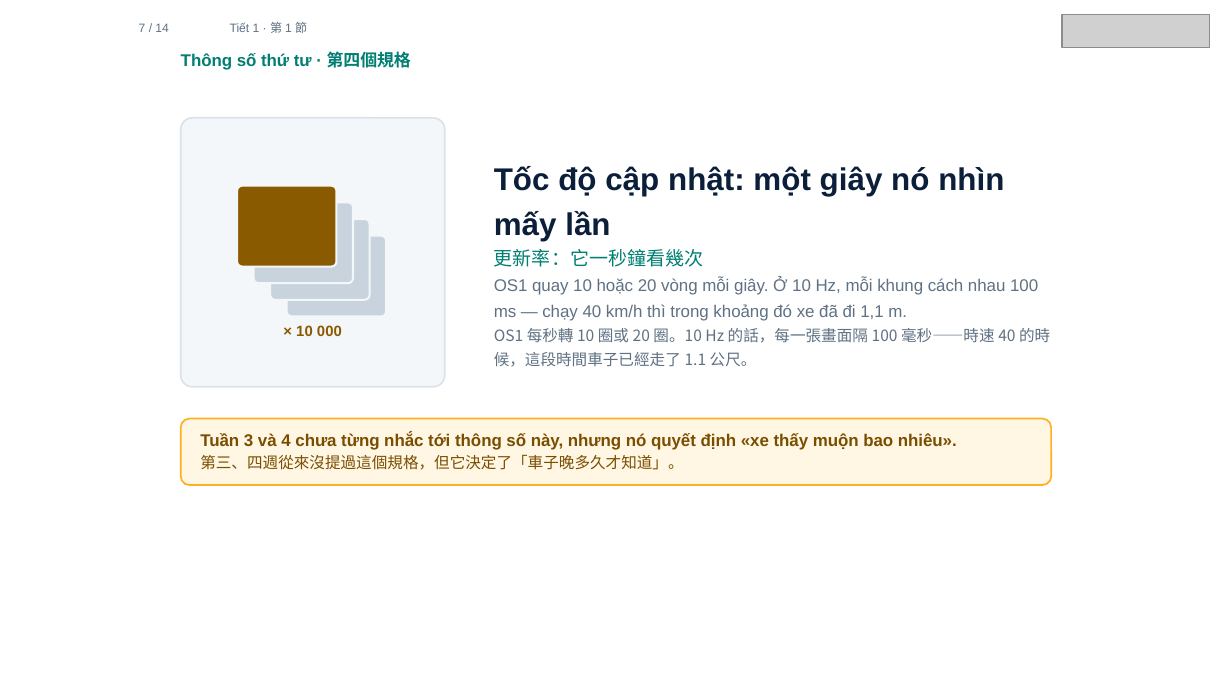
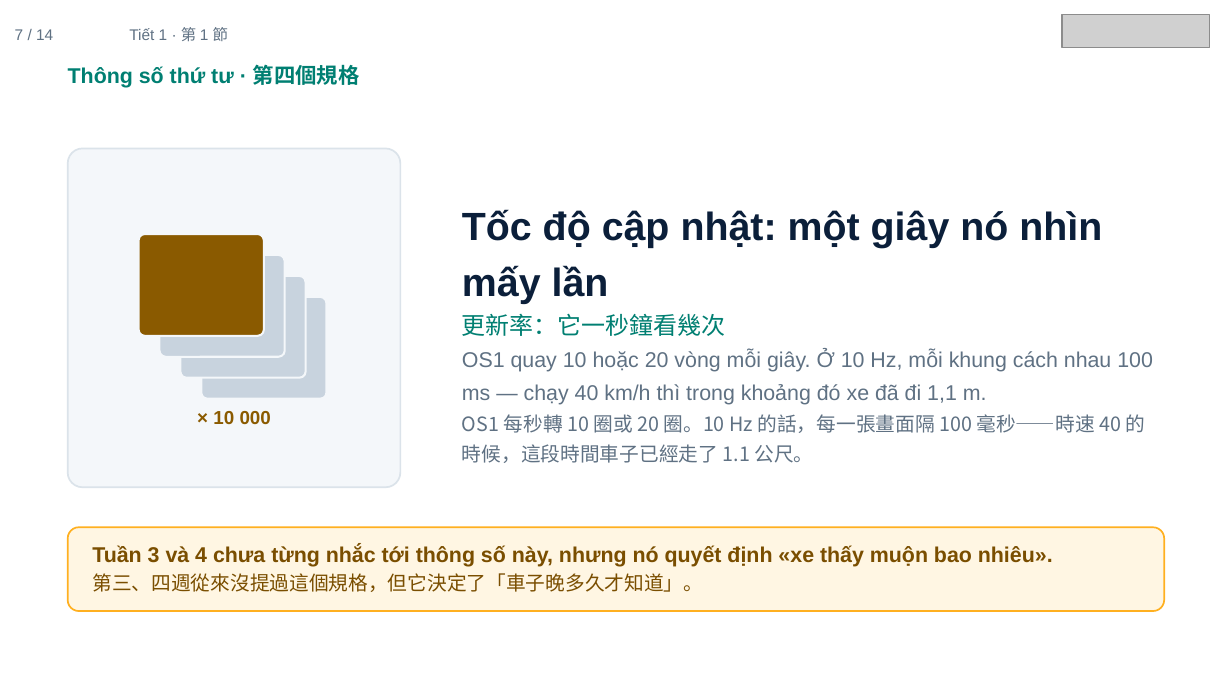
Before and after one commit to ch-neural/MITUST-Principles-of-Self-Driving-Cars, a slide deck: slide 7 of 第五週(10-08)/第五週_第1節_簡報.pptx. Drawn at 1232x693 pixels with LibreOffice and Linux fonts; fonts in the diff are those of the drawing; grey boxes stand for pictures. Boxes give left, top, right and bottom in pixels: in the first picture for what was removed or moved away, otherwise in the second. Text is boxed around its words. In the diff, an @@ line names an element or a change of style, - is before the commit and + after.

```diff
--- a/第五週(10-08)/第五週_第1節_簡報.pptx
+++ b/第五週(10-08)/第五週_第1節_簡報.pptx
@@ text "7 / 14" at (15,29,53,40): size 7.1 to 9 pt @@
@@ text "7 / 14": place and size @@
-text "7 / 14" at (139,23,168,32)
+text "7 / 14" at (15,29,53,40)
@@ text "Tiết 1 · 第 1 ...": place and size @@
-text "Tiết 1 · 第 1 ..." at (230,22,307,33)
+text "Tiết 1 · 第 1 ..." at (129,27,228,41)
@@ text "Tiết 1 · 第 1 ..." at (129,27,228,41): size 7.1 to 9 pt @@
@@ text "Thông số thứ tư · ...": place and size @@
-text "Thông số thứ tư · ..." at (181,51,411,70)
+text "Thông số thứ tư · ..." at (68,65,360,88)
@@ text "Thông số thứ tư · ..." at (68,65,360,88): size 9.9 to 12.5 pt @@
@@ rounded rectangle: place and size @@
-rounded rectangle at (181,118,445,387)
+rounded rectangle at (68,149,400,488)
@@ text "Tốc độ cập nhật: một ...": place and size @@
-text "Tốc độ cập nhật: một ..." at (494,166,1004,267)
+text "Tốc độ cập nhật: một ..." at (462,209,1102,336)
@@ text "Tốc độ cập nhật: một ..." at (462,209,1102,336): size 18.3 to 23 pt in "Tốc độ cập nhật: một giây nó ..."; size 11.1 to 14 pt in "更新率：它一秒鐘看幾次" @@
@@ rounded rectangle: place and size @@
-rounded rectangle at (237,186,336,267)
+rounded rectangle at (139,234,265,336)
@@ rounded rectangle: place and size @@
-rounded rectangle at (254,202,354,283)
+rounded rectangle at (159,255,285,357)
@@ rounded rectangle: place and size @@
-rounded rectangle at (270,219,370,301)
+rounded rectangle at (180,276,306,378)
@@ rounded rectangle: place and size @@
-rounded rectangle at (287,235,387,317)
+rounded rectangle at (201,297,326,399)
@@ text "OS1 quay 10 hoặc 20 ...": place and size @@
-text "OS1 quay 10 hoặc 20 ..." at (494,278,1050,367)
+text "OS1 quay 10 hoặc 20 ..." at (462,350,1153,463)
@@ text "OS1 quay 10 hoặc 20 ..." at (462,350,1153,463): size 9.9 to 12.5 pt in "OS1 quay 10 hoặc 20 vòng mỗi ..."; size 9.1 to 11.5 pt in "OS1 每秒轉 10 圈或 20 圈。10 Hz ..." @@
@@ text "× 10 000": place and size @@
-text "× 10 000" at (296,325,342,336)
+text "× 10 000" at (213,411,271,424)
@@ text "× 10 000" at (213,411,271,424): size 8.7 to 11 pt @@
@@ rounded rectangle: place and size @@
-rounded rectangle at (181,419,1052,485)
+rounded rectangle at (68,527,1164,611)
@@ text "Tuần 3 và 4 chưa ...": place and size @@
-text "Tuần 3 và 4 chưa ..." at (200,432,957,470)
+text "Tuần 3 và 4 chưa ..." at (92,545,1053,592)
@@ text "Tuần 3 và 4 chưa ..." at (92,545,1053,592): size 9.9 to 12.5 pt in "Tuần 3 và 4 chưa từng nhắc ..."; size 9.1 to 11.5 pt in "第三、四週從來沒提過這個規格，但它決定了「車子晚多久才知道」。" @@
```
Also in this commit, not shown: 13 other slides changed, 3 other files.
